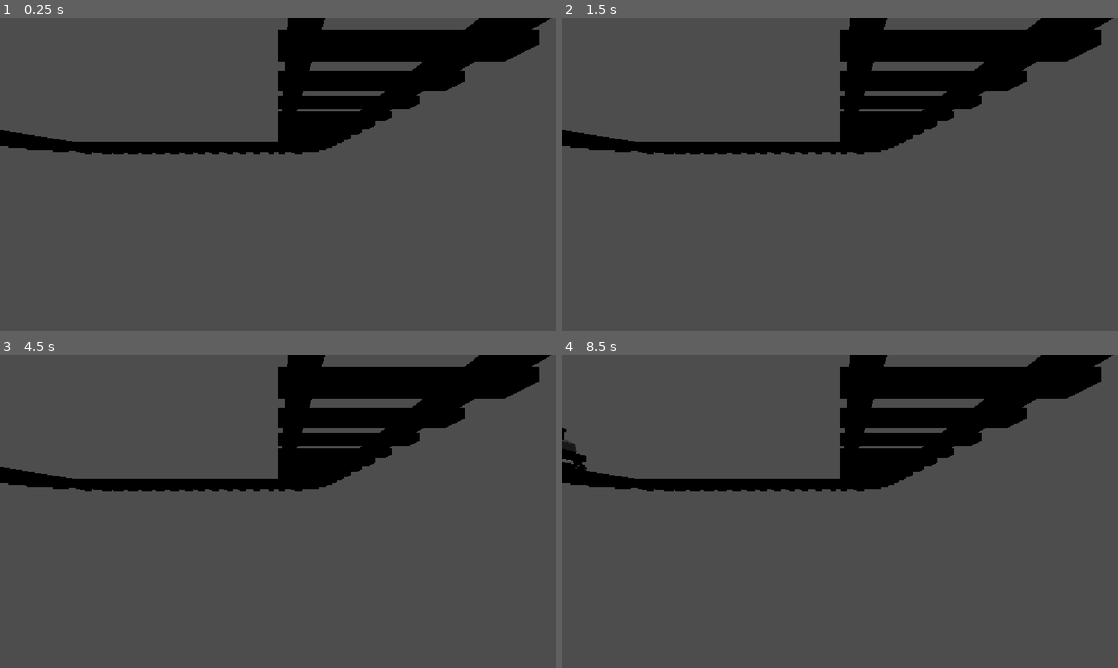
Above: before the commit, frames 1-4 (two rows, left to right).
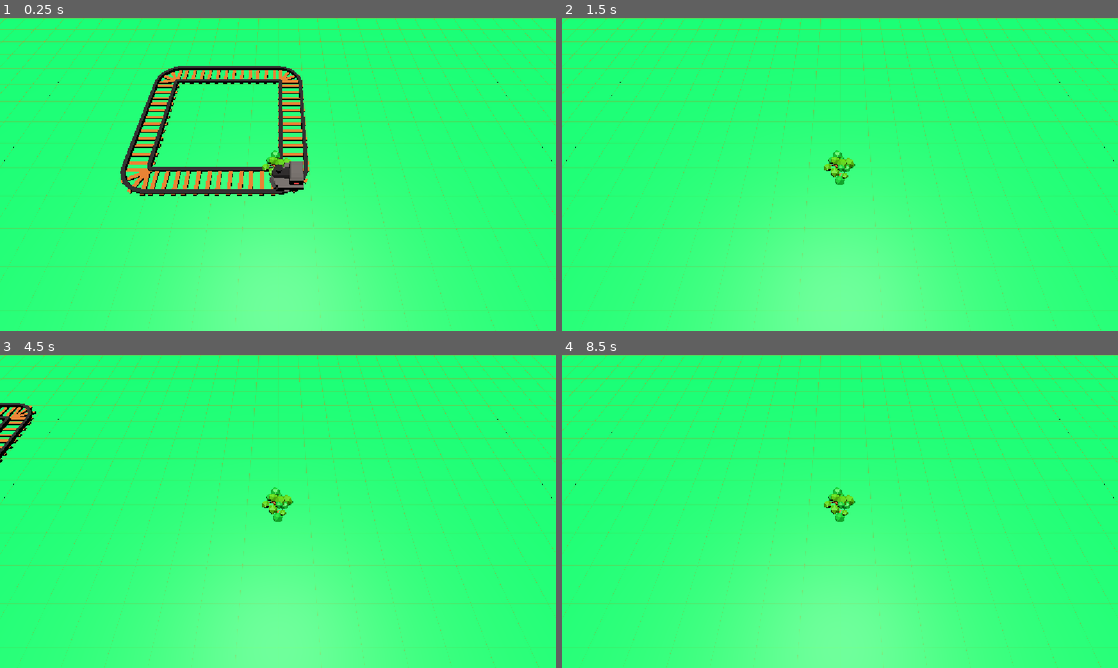
Above: after the commit, the same moments.

Repository: JoaoR090/godot-dev_de_jogos-2026-2
Game: Godot game, scene res://scenes/main.tscn
The game is run twice, just before and just after one commit, with the same random seed, the same clock (stepped at 60 frames per second) and the same inputs.
Inputs:
- Up to frame 1 (0.25 s): no input
- Up to frame 2 (1.5 s): hold D (right, bound only after the commit) 0.53-1.28 s; hold S (down, bound only after the commit) from 1.28 s (still down)
- Up to frame 3 (4.5 s): tap Enter at 2, 3.5 s; release S (down, bound only after the commit) at 2.03 s; hold D (right, bound only after the commit) 2.03-2.78 s; tap Space at 2.75, 4.25 s; hold W (up, bound only after the commit) 2.78-3.53 s; hold A (left, bound only after the commit) from 3.53 s (still down)
- Up to frame 4 (8.5 s): release A (left, bound only after the commit) at 5.03 s; hold S (down, bound only after the commit) 5.03-5.78 s; hold D (right, bound only after the commit) 5.78-6.53 s; tap Enter at 6.5 s; hold W (up, bound only after the commit) 6.53-7.28 s; tap Space at 7.25 s; hold D (right, bound only after the commit) 7.28-8.03 s; hold S (down, bound only after the commit) from 8.03 s (still down)

The runs differ from the first frame. In frame 1, 100% of the frame differs, in the area x 0-100%, y 0-100%; in frame 2, 100%; in frame 3, 100%; in frame 4, 100%.

Commit message:
feat:Implementa movimento do jogador e criação do chão

Diff:
--- a/project.godot
+++ b/project.godot
@@ -28,6 +28,29 @@
 
 import/blender/enabled=false
 
+[input]
+
+up={
+"deadzone": 0.2,
+"events": [Object(InputEventKey,"resource_local_to_scene":false,"resource_name":"","device":-1,"window_id":0,"alt_pressed":false,"shift_pressed":false,"ctrl_pressed":false,"meta_pressed":false,"pressed":false,"keycode":0,"physical_keycode":87,"key_label":0,"unicode":119,"location":0,"echo":false,"script":null)
+]
+}
+down={
+"deadzone": 0.2,
+"events": [Object(InputEventKey,"resource_local_to_scene":false,"resource_name":"","device":-1,"window_id":0,"alt_pressed":false,"shift_pressed":false,"ctrl_pressed":false,"meta_pressed":false,"pressed":false,"keycode":0,"physical_keycode":83,"key_label":0,"unicode":115,"location":0,"echo":false,"script":null)
+]
+}
+left={
+"deadzone": 0.2,
+"events": [Object(InputEventKey,"resource_local_to_scene":false,"resource_name":"","device":-1,"window_id":0,"alt_pressed":false,"shift_pressed":false,"ctrl_pressed":false,"meta_pressed":false,"pressed":false,"keycode":0,"physical_keycode":65,"key_label":0,"unicode":97,"location":0,"echo":false,"script":null)
+]
+}
+right={
+"deadzone": 0.2,
+"events": [Object(InputEventKey,"resource_local_to_scene":false,"resource_name":"","device":-1,"window_id":0,"alt_pressed":false,"shift_pressed":false,"ctrl_pressed":false,"meta_pressed":false,"pressed":false,"keycode":0,"physical_keycode":68,"key_label":0,"unicode":100,"location":0,"echo":false,"script":null)
+]
+}
+
 [physics]
 
 3d/physics_engine="Jolt Physics"
--- a/scenes/chao.tscn
+++ b/scenes/chao.tscn
@@ -1,16 +1,12 @@
 [gd_scene format=3 uid="uid://cs8jbjwr7ut0t"]
 
-[sub_resource type="BoxShape3D" id="BoxShape3D_iuqq2"]
+[ext_resource type="Script" uid="uid://dgun41530pht8" path="res://scripts/chao.gd" id="1_5ruwd"]
+[ext_resource type="MeshLibrary" uid="uid://ifee5afklfbq" path="res://assets/library/library.tres" id="1_ruwbc"]
 
-[sub_resource type="BoxMesh" id="BoxMesh_iuqq2"]
-
-[node name="Chao" type="Node3D" unique_id=787760350]
-
-[node name="StaticBody3D" type="StaticBody3D" parent="." unique_id=1606813871]
-transform = Transform3D(10, 0, 0, 0, 1, 0, 0, 0, 10, 0, -0.5, 0)
-
-[node name="CollisionShape3D" type="CollisionShape3D" parent="StaticBody3D" unique_id=1404511652]
-shape = SubResource("BoxShape3D_iuqq2")
-
-[node name="MeshInstance3D" type="MeshInstance3D" parent="StaticBody3D" unique_id=410394840]
-mesh = SubResource("BoxMesh_iuqq2")
+[node name="GridMap" type="GridMap" unique_id=1085223950]
+mesh_library = ExtResource("1_ruwbc")
+cell_size = Vector3(1, 1, 1)
+data = {
+"cells": PackedInt32Array(65533, 3, 3)
+}
+script = ExtResource("1_5ruwd")
--- a/scenes/main.tscn
+++ b/scenes/main.tscn
@@ -14,6 +14,10 @@
 direcao_inicial = 2
 
 [node name="Chao" parent="." unique_id=787760350 instance=ExtResource("2_tefeu")]
+transform = Transform3D(1, 0, 0, 0, 1, 0, 0, 0, 1, 0, -1, 0)
+data = {
+"cells": PackedInt32Array()
+}
 
 [node name="Estacao" parent="." unique_id=1099004966 instance=ExtResource("3_o6xl0")]
 
--- a/scenes/player.tscn
+++ b/scenes/player.tscn
@@ -1,7 +1,15 @@
 [gd_scene format=3 uid="uid://c4cvju0a3ykmm"]
 
+[ext_resource type="PackedScene" uid="uid://cec52okbje21n" path="res://assets/3d models/arvore.glb" id="1_3vyb7"]
+[ext_resource type="Script" uid="uid://cclvatm0tx7ja" path="res://scripts/player.gd" id="1_g2els"]
+
 [node name="Player" type="Node3D" unique_id=1211023565]
+script = ExtResource("1_g2els")
 
 [node name="Sprite3D" type="Sprite3D" parent="." unique_id=1690538927]
 
+[node name="arvore" parent="Sprite3D" unique_id=824730303 instance=ExtResource("1_3vyb7")]
+
 [node name="Camera3D" type="Camera3D" parent="." unique_id=1756516102]
+transform = Transform3D(1, 0, 0, 0, 0.49999994, 0.8660254, 0, -0.8660254, 0.49999994, 0, 7, 4)
+fov = 67.06188
--- /dev/null
+++ b/scripts/chao.gd
@@ -0,0 +1,13 @@
+extends GridMap
+var ID_TERRA: int = 3
+func _ready() -> void:
+	criar_terreno_quadrado(100)
+
+
+func criar_terreno_quadrado(espaco: int)-> void:
+	var posicao: Vector3i = Vector3i.ZERO
+	for i in range(espaco):
+		posicao.z = i - espaco/2
+		for j in range(100):
+			posicao.x = j - espaco/2
+			set_cell_item(posicao, ID_TERRA)
--- a/scripts/player.gd
+++ b/scripts/player.gd
@@ -1,2 +1,32 @@
-# Este script ainda nao adiciona comportamento ao jogador.
+
+class_name Player
 extends Node3D
+
+const SPEED = 20.0
+
+var _start_position: Vector3
+
+func _ready() -> void:
+	_start_position = global_position
+
+func _physics_process(delta: float) -> void:
+	_handle_movement(delta)
+
+
+func _handle_movement(delta: float) -> void:
+	var direction := Vector3.ZERO
+
+	if Input.is_action_pressed("up"):
+		direction.z -= 1
+
+	if Input.is_action_pressed("down"):
+		direction.z += 1
+
+	if Input.is_action_pressed("left"):
+		direction.x -= 1
+
+	if Input.is_action_pressed("right"):
+		direction.x += 1
+
+	direction = direction.normalized()
+	global_position += direction * SPEED * delta
Not shown, added: scripts/chao.gd.uid
